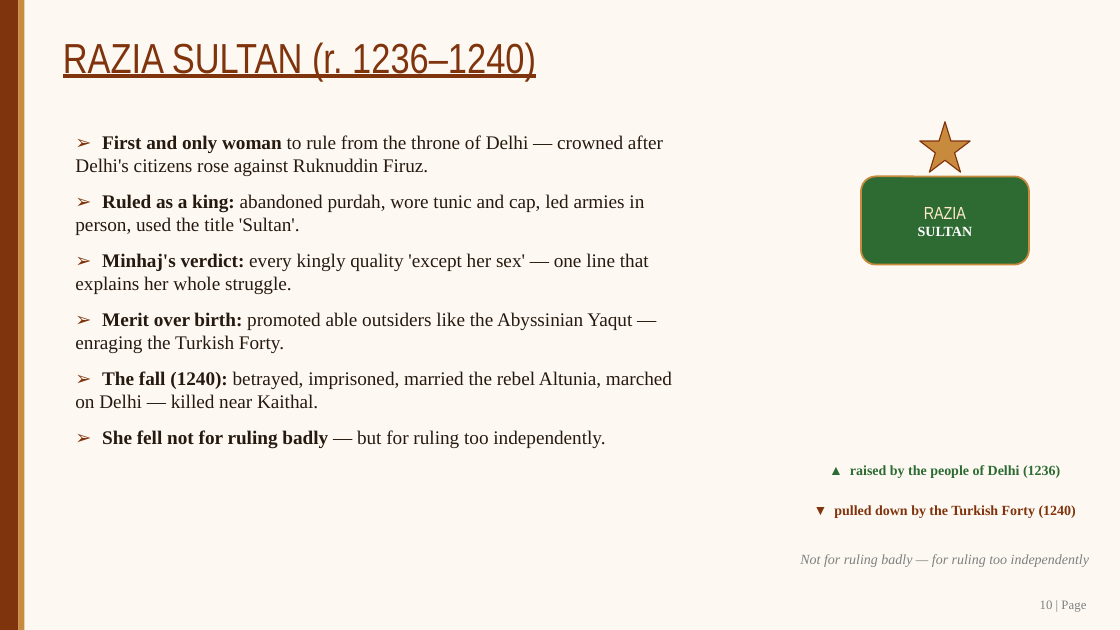
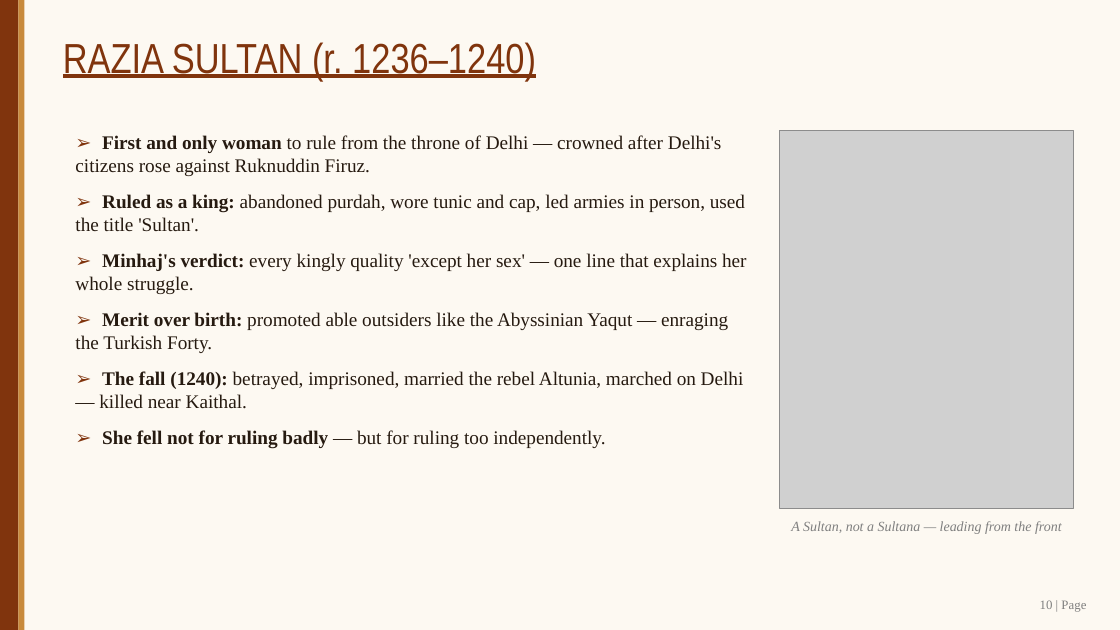
Before and after one commit to SangamSitapuri07/SIH, a slide deck: slide 10 of assignment/Slave_Dynasty_Mamluk_Presentation.pptx. Drawn at 1120x630 pixels with LibreOffice and Linux fonts; fonts in the diff are those of the drawing; grey boxes stand for pictures. Boxes give left, top, right and bottom in pixels: in the first picture for what was removed or moved away, otherwise in the second. Text is boxed around its words. In the diff, an @@ line names an element or a change of style, - is before the commit and + after.

```diff
--- a/assignment/Slave_Dynasty_Mamluk_Presentation.pptx
+++ b/assignment/Slave_Dynasty_Mamluk_Presentation.pptx
@@ text "➢ First and only woman ..." rewrapped from (75, 135, 672, 448) to (75, 135, 747, 448) @@
@@ picture added at (780, 130, 1074, 508) @@
@@ star removed at (920, 122, 970, 172) @@
@@ rounded rectangle removed at (861, 176, 1029, 265) @@
-RAZIA
-SULTAN
@@ text removed at (850, 465, 1060, 478) @@
-▲ raised by the people of Delhi (1236)
@@ text removed at (834, 505, 1076, 518) @@
-▼ pulled down by the Turkish Forty (1240)
@@ text added at (791, 521, 1062, 534), 12 pt, text #7F7F7F, italic @@
+A Sultan, not a Sultana — leading from the front
@@ text removed at (800, 554, 1089, 567) @@
-Not for ruling badly — for ruling too independently
```
Also in this commit, not shown: 11 other slides changed, 10 other files.
